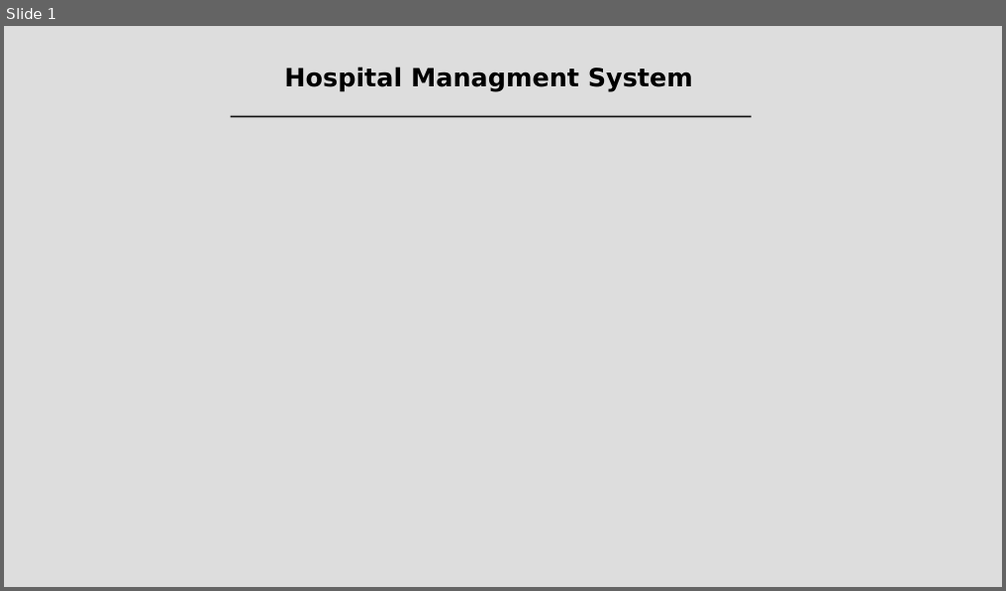
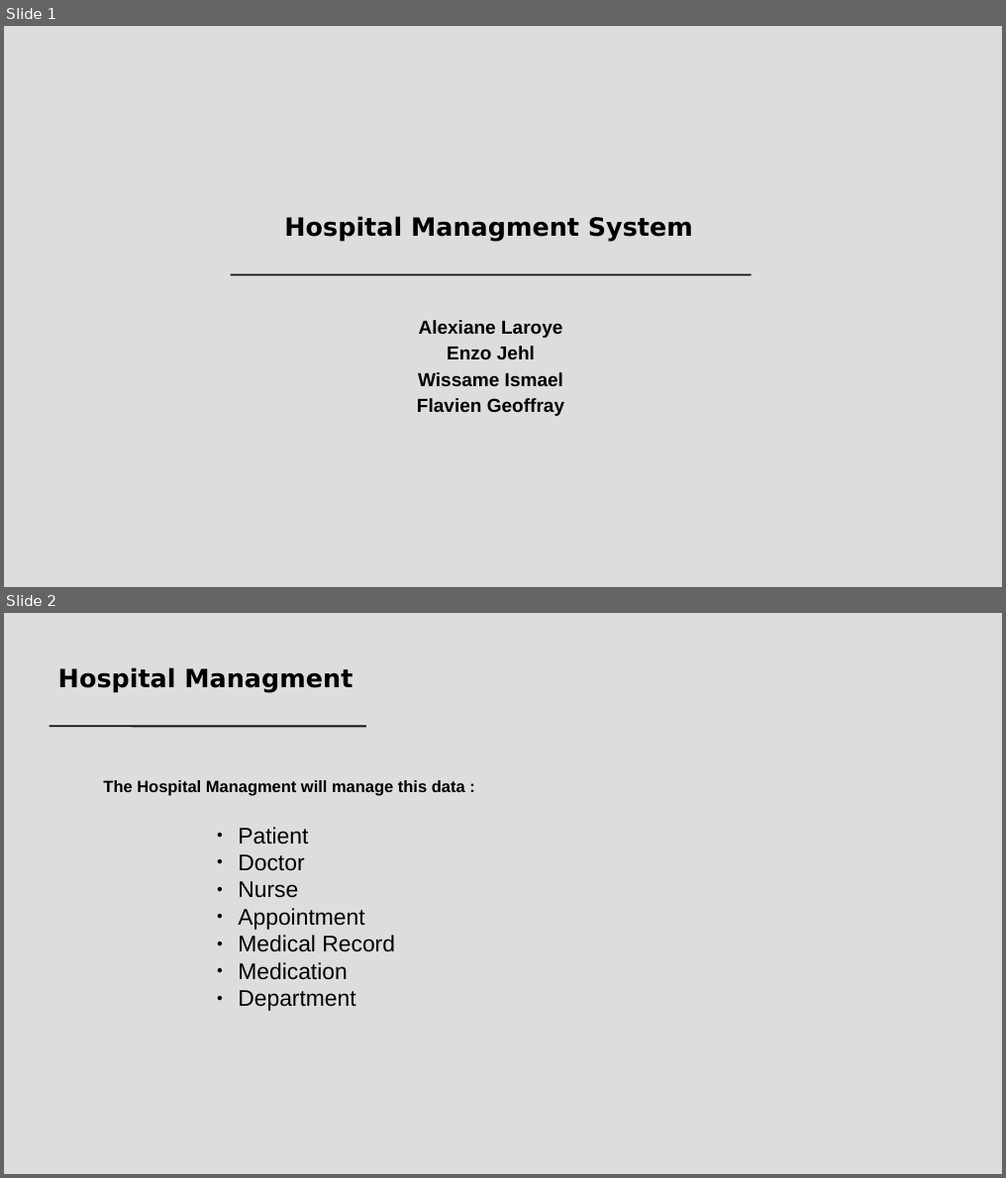
Before and after one commit to enzo-jehl/hospital, a slide deck: project-presentation.odp. Shown one above the other, each under a label of ours: slide 1 before the commit, slides 1 and 2 after it. The pictures are 1006x591 and 1006x1178 pixels, drawn with LibreOffice and Linux fonts; fonts in the diff are those of the drawing. Boxes give left, top, right and bottom in pixels: in the first picture for what was removed or moved away, otherwise in the second. Text is boxed around its words. In the diff, an @@ line names an element or a change of style, - is before the commit and + after.

```diff
--- a/project-presentation.odp
+++ b/project-presentation.odp
@@ slide 2 added at (4, 613, 1002, 1174), background #DDDDDD @@
@@ text added at (58, 667, 352, 693), 20 pt, text #000000, bold @@
+Hospital Managment
@@ line added from (50, 726) to (366, 726), #111111 1.45 pt @@
@@ text added at (103, 780, 465, 795), 13 pt, text #000000, bold @@
+The Hospital Managment will manage this data :
@@ text added at (238, 827, 395, 1011), 18 pt, text #000000 @@
+● Patient
+● Doctor
+● Nurse
+● Appointment
+● Medical Record
+● Medication
+● Department
@@ slide 1 changed as well @@
@@ text "Hospital Managment System": place and size @@
-text "Hospital Managment System" at (284, 67, 693, 92)
+text "Hospital Managment System" at (284, 216, 693, 242)
@@ line moved from (231, 116) - (751, 116) to (231, 275) - (751, 275) @@
@@ text added at (417, 320, 564, 416), 15 pt, text #000000, bold @@
+Alexiane Laroye
+Enzo Jehl
+Wissame Ismael
+Flavien Geoffray
```
Also in this commit, not shown: 1 slide removed, 4 other files.
